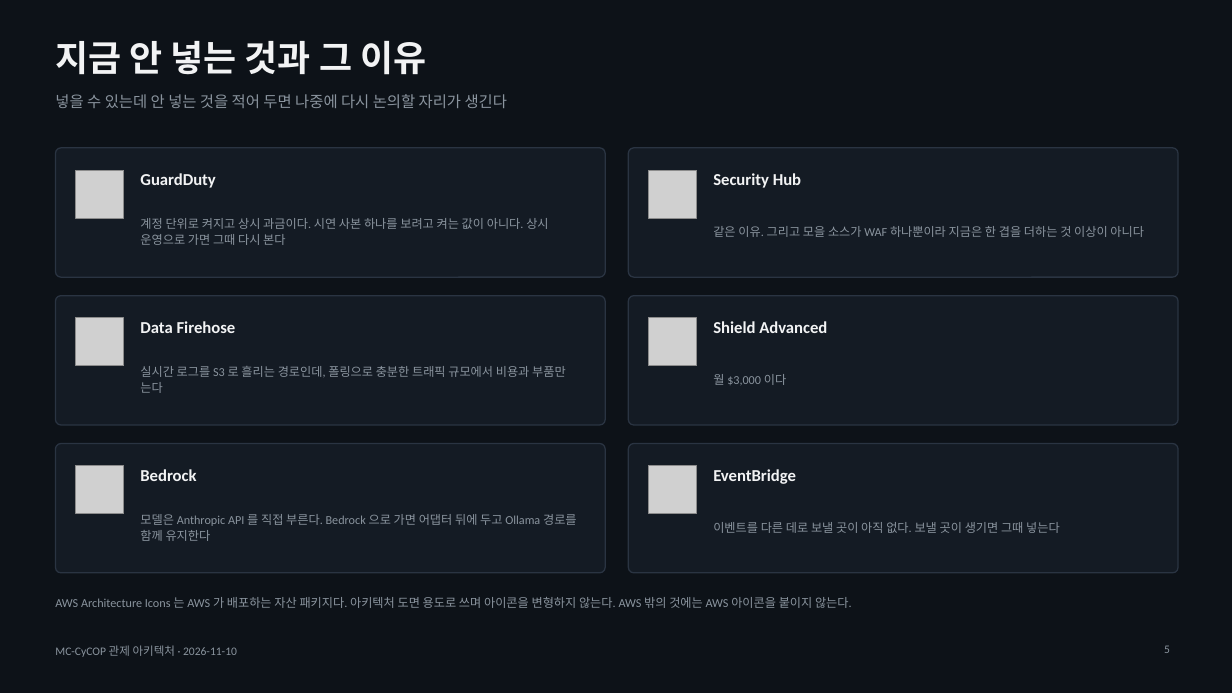
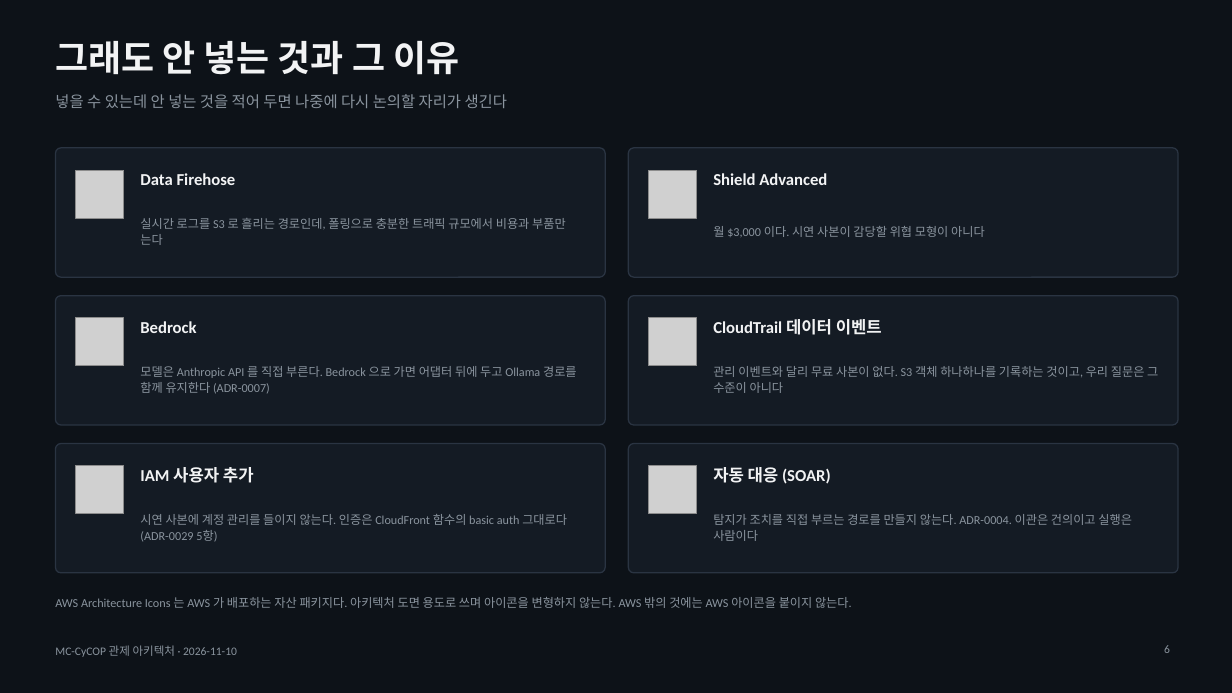
Before and after one commit to pbh0330/CybOPS, a slide deck: slide 6 of docs/design/2026-11-10-aws-soc-architecture.pptx (slide 5 before the commit). Drawn at 1232x693 pixels with LibreOffice and Linux fonts; fonts in the diff are those of the drawing; grey boxes stand for pictures. Boxes give left, top, right and bottom in pixels: in the first picture for what was removed or moved away, otherwise in the second. Text is boxed around its words. In the diff, an @@ line names an element or a change of style, - is before the commit and + after.

```diff
--- a/docs/design/2026-11-10-aws-soc-architecture.pptx
+++ b/docs/design/2026-11-10-aws-soc-architecture.pptx
@@ title at <box>55,41,459,75</box>: text changed @@
-지금 안 넣는 것과 그 이유
+그래도 안 넣는 것과 그 이유
@@ text at <box>140,173,236,185</box>: text changed @@
-GuardDuty
+Data Firehose
@@ text at <box>713,173,827,185</box>: text changed @@
-Security Hub
+Shield Advanced
@@ text at <box>140,218,566,245</box>: text changed @@
-계정 단위로 켜지고 상시 과금이다. 시연 사본 하나를 보려고 켜는 값이 아니다. 상시 운영으로 가면 그때 다시 본다
+실시간 로그를 S3 로 흘리는 경로인데, 폴링으로 충분한 트래픽 규모에서 비용과 부품만 는다
@@ text at <box>713,226,985,237</box>: text changed @@
-같은 이유. 그리고 모을 소스가 WAF 하나뿐이라 지금은 한 겹을 더하는 것 이상이 아니다
+월 $3,000 이다. 시연 사본이 감당할 위협 모형이 아니다
@@ text at <box>140,321,196,333</box>: text changed @@
-Data Firehose
+Bedrock
@@ text at <box>713,319,882,335</box>: text changed @@
-Shield Advanced
+CloudTrail 데이터 이벤트
@@ text at <box>140,366,577,394</box>: text changed @@
-실시간 로그를 S3 로 흘리는 경로인데, 폴링으로 충분한 트래픽 규모에서 비용과 부품만 는다
+모델은 Anthropic API 를 직접 부른다. Bedrock 으로 가면 어댑터 뒤에 두고 Ollama 경로를 함께 유지한다 (ADR-0007)
@@ text at <box>713,366,1158,393</box>: text changed @@
-월 $3,000 이다
+관리 이벤트와 달리 무료 사본이 없다. S3 객체 하나하나를 기록하는 것이고, 우리 질문은 그 수준이 아니다
@@ text at <box>140,467,254,483</box>: text changed @@
-Bedrock
+IAM 사용자 추가
@@ text at <box>713,467,831,484</box>: text changed @@
-EventBridge
+자동 대응 (SOAR)
@@ text at <box>140,514,567,541</box>: text changed @@
-모델은 Anthropic API 를 직접 부른다. Bedrock 으로 가면 어댑터 뒤에 두고 Ollama 경로를 함께 유지한다
+시연 사본에 계정 관리를 들이지 않는다. 인증은 CloudFront 함수의 basic auth 그대로다 (ADR-0029 5항)
@@ text at <box>713,514,1132,541</box>: text changed @@
-이벤트를 다른 데로 보낼 곳이 아직 없다. 보낼 곳이 생기면 그때 넣는다
+탐지가 조치를 직접 부르는 경로를 만들지 않는다. ADR-0004. 이관은 건의이고 실행은 사람이다
@@ page number at <box>1164,645,1170,653</box>: text changed @@
-5
+6
```
Also in this commit, not shown: 1 other slide changed, 1 slide added, 3 other files.
